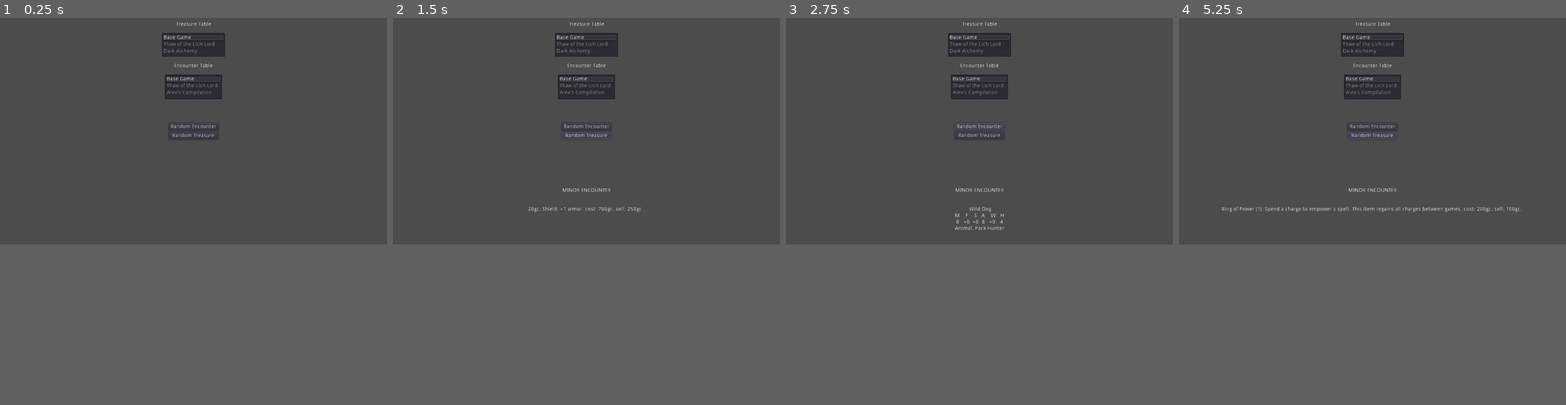
Above: before the commit, frames 1-4 (left to right).
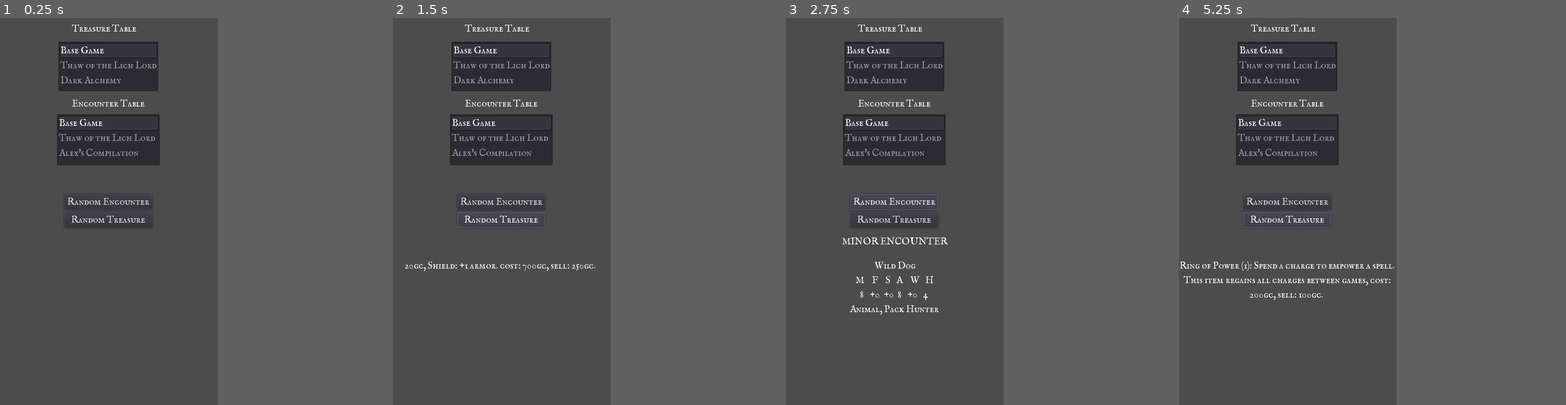
Above: after the commit, the same moments.

Repository: the-alex-g/Frostgrave_Treasure_Randomizer
Game: Godot game, scene res://Main.tscn
The game is run twice, just before and just after one commit, with the same random seed, the same clock (stepped at 60 frames per second) and the same inputs.
Inputs:
- Up to frame 1 (0.25 s): no input
- Up to frame 2 (1.5 s): click "Random Encounter" at 0.5 s; click "Random Treasure" at 1.25 s
- Up to frame 3 (2.75 s): click "Random Encounter" at 2 s
- Up to frame 4 (5.25 s): click "Random Treasure" at 2.75 s; click "Random Encounter" at 3.5 s; click "Random Treasure" at 4.25 s; tap Enter at 5 s
In our replay, the window is 800x468 before the commit and 450x800 after it. These sizes can differ from the game's own. Grey fills any space a smaller window leaves; there, only what the larger window draws over its background counts as a difference.

The runs differ from the first frame. In frame 1, 7.1% of the frame differs, in the area x 14-59%, y 1-53%; in frame 2, 7.6%; in frame 3, 7.9%; in frame 4, 8.3%, in the area x 0-89%, y 1-73%.

Commit message:
Add encounter generation

Diff:
--- /dev/null
+++ b/project/Font.tres
@@ -0,0 +1,7 @@
+[gd_resource type="DynamicFont" load_steps=2 format=2]
+
+[ext_resource path="res://IM_Fell_English_SC/IMFellEnglishSC-Regular.ttf" type="DynamicFontData" id=1]
+
+[resource]
+size = 20
+font_data = ExtResource( 1 )
--- a/project/Main.gd
+++ b/project/Main.gd
@@ -197,7 +197,7 @@
 	"Minor Demon":{"M":"6", "F":"+3", "S":"+0", "A":"11", "W":"+4", "H":"12", "notes":"Demon"},
 	"Major Demon":{"M":"6", "F":"+5", "S":"+0", "A":"12", "W":"+6", "H":"15", "notes":"Demon, Large, +2 damage, Immune to Invisibility, Beauty, destroys Illusionary Soldiers on contact"},
 	"Frost Giant":{"M":"6", "F":"+5", "S":"+0", "A":"15", "W":"+4", "H":"25", "notes":"Takes 2 less elemental damage, Large, +2 damage"},
-	"Worm":{"M":"7", "F":"+4", "S":"+0", "A":"10", "W":"+5", "H":"20", "notes":"Large, Can move through terrain, Ignores rough ground movement penalty"},
+	"Giant Worm":{"M":"7", "F":"+4", "S":"+0", "A":"10", "W":"+5", "H":"20", "notes":"Large, Can move through terrain, Ignores rough ground movement penalty"},
 	"Snow Troll":{"M":"4", "F":"+4", "S":"+0", "A":"14", "W":"+2", "H":"16", "notes":"Large, +2 damage"},
 	"Werewolf":{"M":"7", "F":"+4", "S":"+0", "A":"11", "W":"+5", "H":"12", "notes":"Bounty(20gc), Expert Climber"},
 	"Armored Skeleton":{"M":"6", "F":"+2", "S":"+0", "A":"12", "W":"+0", "H":"1", "notes":"Pack Hunter, Undead"},
@@ -211,13 +211,18 @@
 }
 var _base_game_encounter_table := {
 	"minor":["Skeleton", "Skeletons2", "Armored Skeleton", "Zombie", "Zombies2", "Ghoul", "Bear", "Boar", "Giant Rat", "Giant Rats2", "Giant Rats4", "Ice Spider", "Snow Leopard", "Wild Dog", "Wild Dogs2", "Wolf", "Wolves2", "Small Construct", "Imp", "Ice Toad"],
-	"medium":["Armored Skeletons2", "Ghoul", "Ghouls2", "Wraith", "Boar", "Boar", "Bear", "Bear", "Ice Spider", "Ice Spiders2", "Snow Leopard", "White Gorilla", "Wolves2", "Medium Construct", "Minor Demon", "Ice Toad", "Ice Toads2", "Snow Troll", "Worm", "Werewolf"],
-	"major":["Armored Skeletons3", "Ghoul", "Ghouls2", "Ghouls3", "Wraith", "Wraith", "Vampire", "White Gorilla", "White Gorilla", "Large Construct", "Large Construct", "Minor Demon", "Minor Demon", "Frost Giant", "Snow Troll", "Snow Trolls2", "Werewolf", "Worm", "Worm"]
+	"medium":["Armored Skeletons2", "Ghoul", "Ghouls2", "Wraith", "Boar", "Boar", "Bear", "Bear", "Ice Spider", "Ice Spiders2", "Snow Leopard", "White Gorilla", "Wolves2", "Medium Construct", "Minor Demon", "Ice Toad", "Ice Toads2", "Snow Troll", "Giant Worm", "Werewolf"],
+	"major":["Armored Skeletons3", "Ghoul", "Ghouls2", "Ghouls3", "Wraith", "Wraith", "Vampire", "White Gorilla", "White Gorilla", "Large Construct", "Large Construct", "Minor Demon", "Minor Demon", "Frost Giant", "Snow Troll", "Snow Trolls2", "Werewolf", "Giant Worm", "Giant Worm"]
 }
 var _lich_lord_encounter_table := {
 	"minor":["Skeleton", "Skeletons2", "Armored Skeletons2", "Zombies2", "Zombies3", "Ghouls3", "Frost Wraith", "Boar", "Giant Rat", "Giant Rats2", "Rangifer", "Ice Spider", "Snow Leopard", "Zombie Troll", "Wild Dogs2", "Wolf", "Wraith", "Small Construct", "Imp", "Wraith Knight"],
-	"medium":["Armored Skeletons2", "Ghoul", "Ghouls2", "Frost Wraith", "Wraith", "Bear", "Spectre", "Boar", "Ice Spider", "Death Cultists4", "Snow Leopard", "Rangifers2", "Banshee", "Medium Construct", "Minor Demon", "Ice Toad", "Wraith Knight", "Zombie Troll", "Worm", "Ghoul King"],
+	"medium":["Armored Skeletons2", "Ghoul", "Ghouls2", "Frost Wraith", "Wraith", "Bear", "Spectre", "Boar", "Ice Spider", "Death Cultists4", "Snow Leopard", "Rangifers2", "Banshee", "Medium Construct", "Minor Demon", "Ice Toad", "Wraith Knight", "Zombie Troll", "Giant Worm", "Ghoul King"],
 	"major":["Armored Skeletons3", "Death Cultists4", "Ghouls3", "Ghouls3", "Rangifers3", "Wraith", "Vampire", "Zombie Tro …(181 unchanged characters)…
+}
+var _compilation_encounter_table := {
+	"minor":["Skeleton", "Skeletons2", "Armored Skeleton", "Ice Toad", "Ghoul", "Zombies2", "Frost Wraith", "Boar", "Giant Rat", "Giant Rats2", "Rangifer", "Ice Spider", "Snow Leopard", "Snow Troll", "Wild Dogs2", "Wolf", "Wolves2", "Wraith", "Small Construct", "Wraith Knight"],
+	"medium":["Fire-Flinger", "Burning Skeleton", "Armored Skeletons2", "Ghoul", "Ghouls2", "Frost Wraith", "Wraith", "Foulhorn", "Bear", "Spectre", "Snow Leopard", "Ice Toad", "Rangifers2", "Banshee", "Medium Construct", "Minor Demon", "Wraith Knight", "Snow Troll", "Giant Worm", "Nullman"],
+	"major":["Fire-Flinger", "Burning Skeletons2", "Starfire Elemental", "Foulhorn", "Nullmen2", "Armored Skeletons3", "Ghouls3", "Wraith", "Spectre", "Banshee", "Rangifers3", "Vampire", "Snow Troll", "Large Construct", "Minor Demon", "White Gorillas2", "Giant Worm", "Burning Skeletons3", "Wraith Knight", "Frost Giant"]
 }
 var _treasure_table = TTable.BASE
 var _encounter_table = ETable.BASE
@@ -226,8 +231,10 @@
 	randomize()
 	$TreasureTables.select(0)
 	$EncouterTables.select(0)
+	print(str(_compilation_encounter_table["major"].size()))
 
 func _on_TreasureButton_pressed():
+	$EncounterStrength.text = ""
 	var you_found := ""
 	var treasure := []
 	if _treasure_table != TTable.LICH:
@@ -330,6 +337,8 @@
 			table = _base_game_encounter_table
 		ETable.LICH:
 			table = _lich_lord_encounter_table
+		ETable.COMP:
+			table = _compilation_encounter_table
 	var level_number := d(20)+1
 	var level:String
 	if level_number < 13:
@@ -351,6 +360,8 @@
 			search_for = monster_name
 		if search_for == "Wolves":
 			search_for = "Wolf"
+		if search_for == "Nullmen":
+			search_for = "Nullman"
 		elif search_for.ends_with("s"):
 			search_for.erase(search_for.length()-1, 1)
 		var monster:Dictionary = _monsters[search_for]
--- a/project/Main.tscn
+++ b/project/Main.tscn
@@ -1,21 +1,30 @@
-[gd_scene load_steps=2 format=2]
+[gd_scene load_steps=3 format=2]
 
 [ext_resource path="res://Main.gd" type="Script" id=1]
+[ext_resource path="res://Font.tres" type="DynamicFont" id=2]
 
 [node name="Main" type="Control"]
 anchor_right = 1.0
 anchor_bottom = 1.0
+margin_left = -0.667419
+margin_top = -1.33484
+margin_right = -0.667419
+margin_bottom = -1.33484
 script = ExtResource( 1 )
 __meta__ = {
 "_edit_use_anchors_": false
 }
 
 [node name="Results" type="Label" parent="."]
-anchor_top = 1.0
-anchor_right = 1.0
-anchor_bottom = 1.0
-margin_top = -100.0
-margin_bottom = -50.0
+anchor_left = 0.5
+anchor_top = 0.5
+anchor_right = 0.5
+anchor_bottom = 0.5
+margin_left = -225.0
+margin_top = 100.0
+margin_right = 225.0
+margin_bottom = 300.0
+custom_fonts/font = ExtResource( 2 )
 align = 1
 autowrap = true
 __meta__ = {
@@ -25,10 +34,11 @@
 [node name="TreasureTables" type="ItemList" parent="."]
 anchor_left = 0.5
 anchor_right = 0.5
-margin_left = -83.0
-margin_top = 40.0
-margin_right = 83.0
-margin_bottom = 60.0
+margin_left = -103.0
+margin_top = 50.0
+margin_right = 103.0
+margin_bottom = 105.0
+custom_fonts/font = ExtResource( 2 )
 items = [ "Base Game", null, false, "Thaw of the Lich Lord", null, false, "Dark Alchemy", null, false ]
 auto_height = true
 __meta__ = {
@@ -40,26 +50,28 @@
 anchor_top = 0.5
 anchor_right = 0.5
 anchor_bottom = 0.5
-margin_left = -66.0
-margin_top = -22.0
-margin_right = 66.0
-margin_bottom = 22.0
+margin_left = -91.0
+margin_top = -35.0
+margin_right = 91.0
+margin_bottom = 35.0
 __meta__ = {
 "_edit_use_anchors_": false
 }
 
 [node name="Monster" type="Button" parent="Buttons"]
-margin_right = 132.0
-margin_bottom = 20.0
+margin_right = 182.0
+margin_bottom = 33.0
+custom_fonts/font = ExtResource( 2 )
 text = "Random Encounter"
 __meta__ = {
 "_edit_use_anchors_": false
 }
 
 [node name="Treasure" type="Button" parent="Buttons"]
-margin_top = 24.0
-margin_right = 132.0
-margin_bottom = 44.0
+margin_top = 37.0
+margin_right = 182.0
+margin_bottom = 70.0
+custom_fonts/font = ExtResource( 2 )
 text = "Random Treasure"
 __meta__ = {
 "_edit_use_anchors_": false
@@ -68,44 +80,61 @@
 [node name="TLabel" type="Label" parent="."]
 anchor_left = 0.5
 anchor_right = 0.5
-margin_left = -46.5
+margin_left = -75.0
 margin_top = 10.0
-margin_right = 46.5
-margin_bottom = 14.0
+margin_right = 75.0
+margin_bottom = 27.0
+custom_fonts/font = ExtResource( 2 )
 text = "Treasure Table"
+__meta__ = {
+"_edit_use_anchors_": false
+}
 
 [node name="Elabel" type="Label" parent="."]
 anchor_left = 0.5
 anchor_top = 0.5
 anchor_right = 0.5
 anchor_bottom = 0.5
-margin_left = -51.0
-margin_top = -180.0
-margin_right = 51.0
-margin_bottom = -180.0
+margin_left = -75.0
+margin_top = -235.0
+margin_right = 75.0
+margin_bottom = -220.0
+custom_fonts/font = ExtResource( 2 )
 text = "Encounter Table"
+__meta__ = {
+"_edit_use_anchors_": false
+}
 
 [node name="EncouterTables" type="ItemList" parent="."]
 anchor_left = 0.5
 anchor_top = 0.5
 anchor_right = 0.5
 anchor_bottom = 0.5
-margin_left = -75.5
-margin_top = -150.0
-margin_right = 75.5
-margin_bottom = -85.0
+margin_left = -106.0
+margin_top = -200.0
+margin_right = 106.0
+margin_bottom = -95.0
+custom_fonts/font = ExtResource( 2 )
 items = [ "Base Game", null, false, "Thaw of the Lich Lord", null, false, "Alex's Compilation", null, false ]
+__meta__ = {
+"_edit_use_anchors_": false
+}
 
 [node name="EncounterStrength" type="Label" parent="."]
 anchor_left = 0.5
 anchor_top = 0.5
 anchor_right = 0.5
 anchor_bottom = 0.5
-margin_left = -69.0
-margin_top = 150.0
-margin_right = 69.0
-margin_bottom = 11.5
+margin_left = -224.0
+margin_top = 50.0
+margin_right = 225.0
+margin_bottom = 77.0
+custom_fonts/font = ExtResource( 2 )
 align = 1
+valign = 1
+__meta__ = {
+"_edit_use_anchors_": false
+}
 [connection signal="item_selected" from="TreasureTables" to="." method="_on_ItemList_item_selected"]
 [connection signal="pressed" from="Buttons/Monster" to="." method="_on_Monster_pressed"]
 [connection signal="pressed" from="Buttons/Treasure" to="." method="_on_TreasureButton_pressed"]
--- a/project/project.godot
+++ b/project/project.godot
@@ -21,6 +21,8 @@
 
 [display]
 
+window/size/width=450
+window/size/height=800
 window/stretch/mode="2d"
 window/stretch/aspect="keep"
 
Binary file added: project/IM_Fell_English_SC/IMFellEnglishSC-Regular.ttf
Not shown, added: project/IM_Fell_English_SC/OFL.txt
